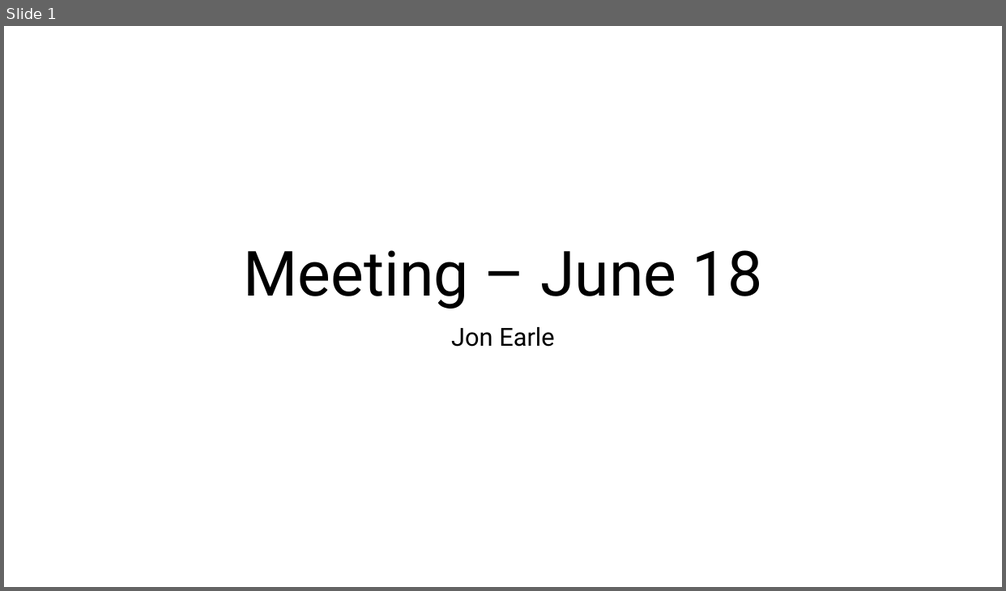
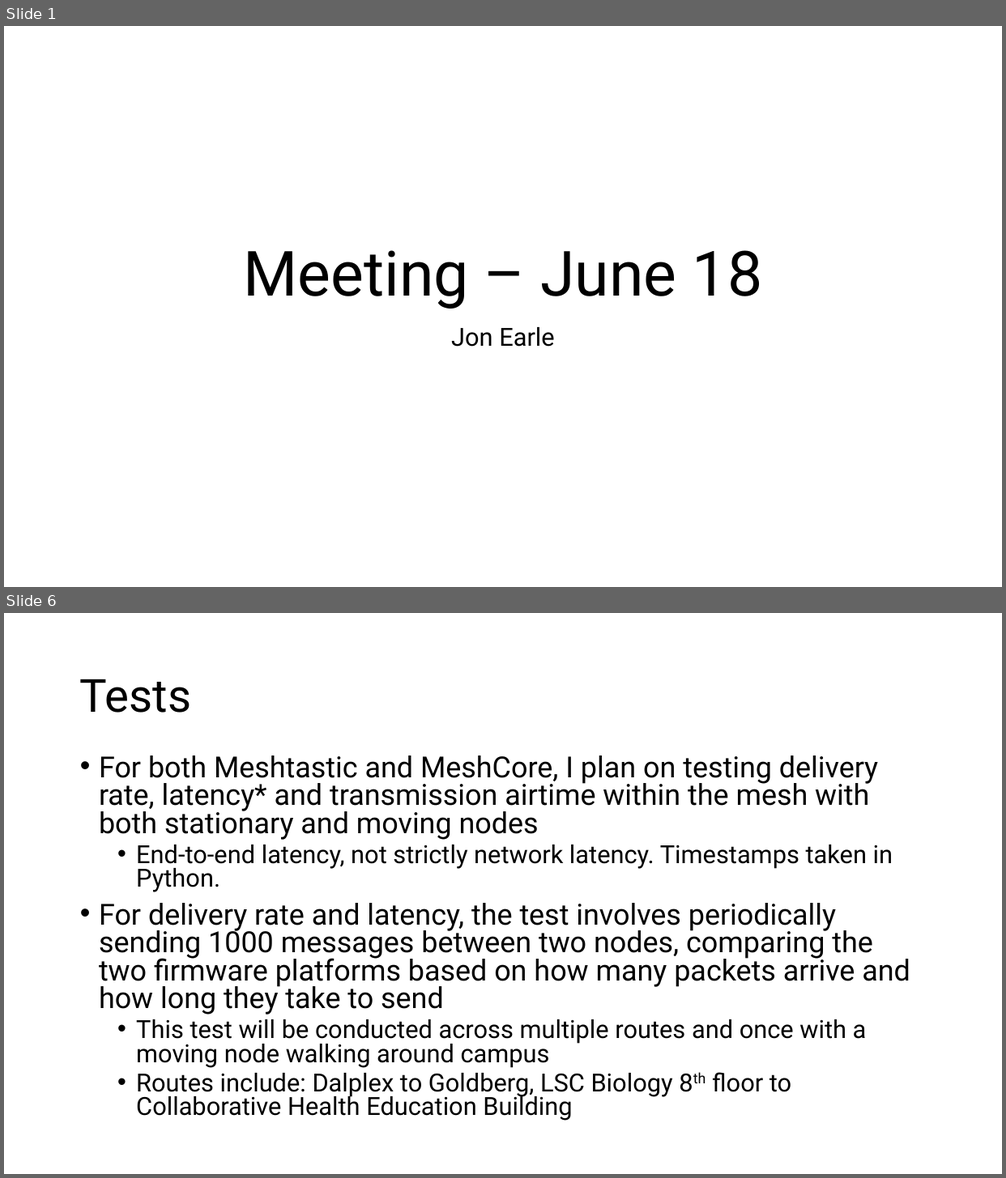
Before and after one commit to jonearle/usra2026, a slide deck: Presentations/week6presentation.pptx. Shown one above the other, each under a label of ours: slide 1 before the commit, slides 1 and 6 after it; the slides between them are not shown. The pictures are 1006x591 and 1006x1178 pixels, drawn with LibreOffice and Linux fonts; fonts in the diff are those of the drawing. Boxes give left, top, right and bottom in pixels: in the first picture for what was removed or moved away, otherwise in the second. Text is boxed around its words. In the diff, an @@ line names an element or a change of style, - is before the commit and + after.

Commit message:
Updated scripts for airtime and added delivery rate + latency data

```diff
--- a/Presentations/week6presentation.pptx
+++ b/Presentations/week6presentation.pptx
@@ slide 6 added at <box>4,613,1002,1174</box>, background #FFFFFF @@
@@ title added at <box>80,679,192,713</box>, 44 pt, text #000000 @@
+Tests
@@ text added at <box>99,756,910,1121</box>, 28 pt, text #000000 @@
+• For both Meshtastic and MeshCore, I plan on testing delivery rate, latency* and transmission airtime within the mesh with both stationary and moving nodes
+  • End-to-end latency, not strictly network latency. Timestamps taken in Python.
+• For delivery rate and latency, the test involves periodically sending 1000 messages between two nodes, comparing the two firmware platforms based on how many packets arrive and how long they take to send
+  • This test will be conducted across multiple routes and once with a moving node walking around campus
+  • Routes include: Dalplex to Goldberg, LSC Biology 8th floor to Collaborative Health Education Building
```
Also in this commit, not shown: 6 other slides added, 16 other files.
